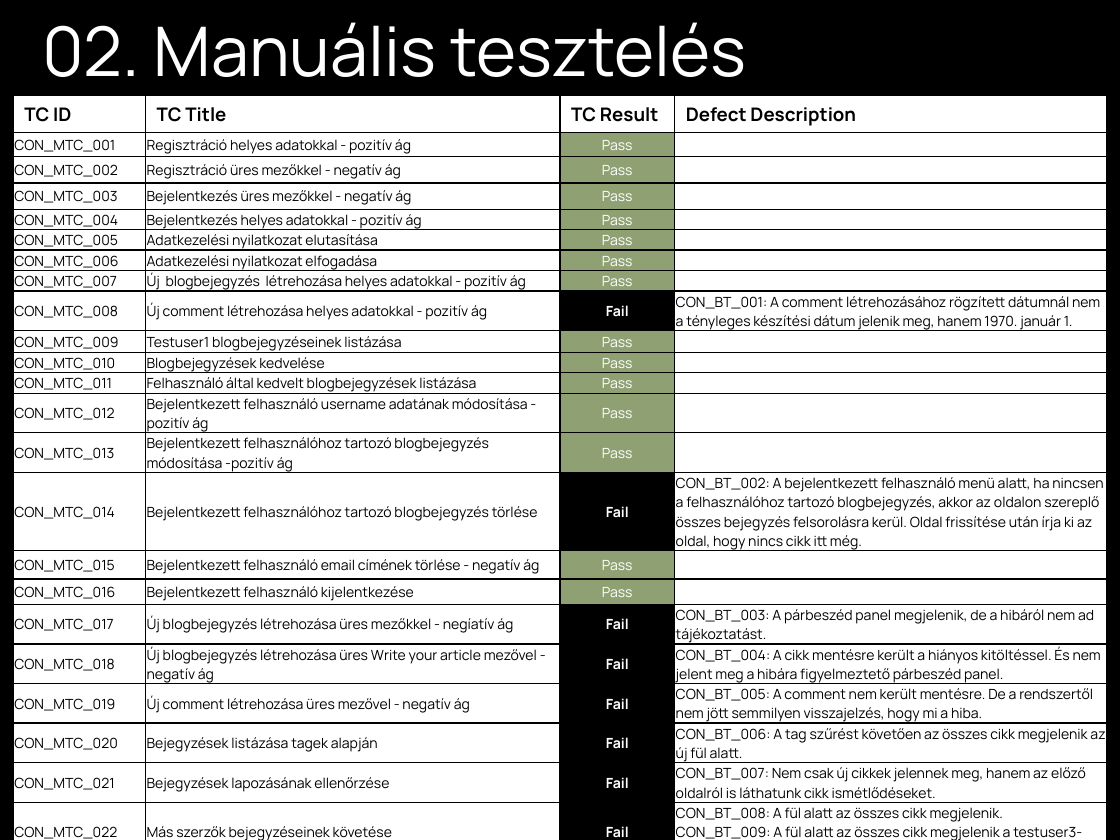
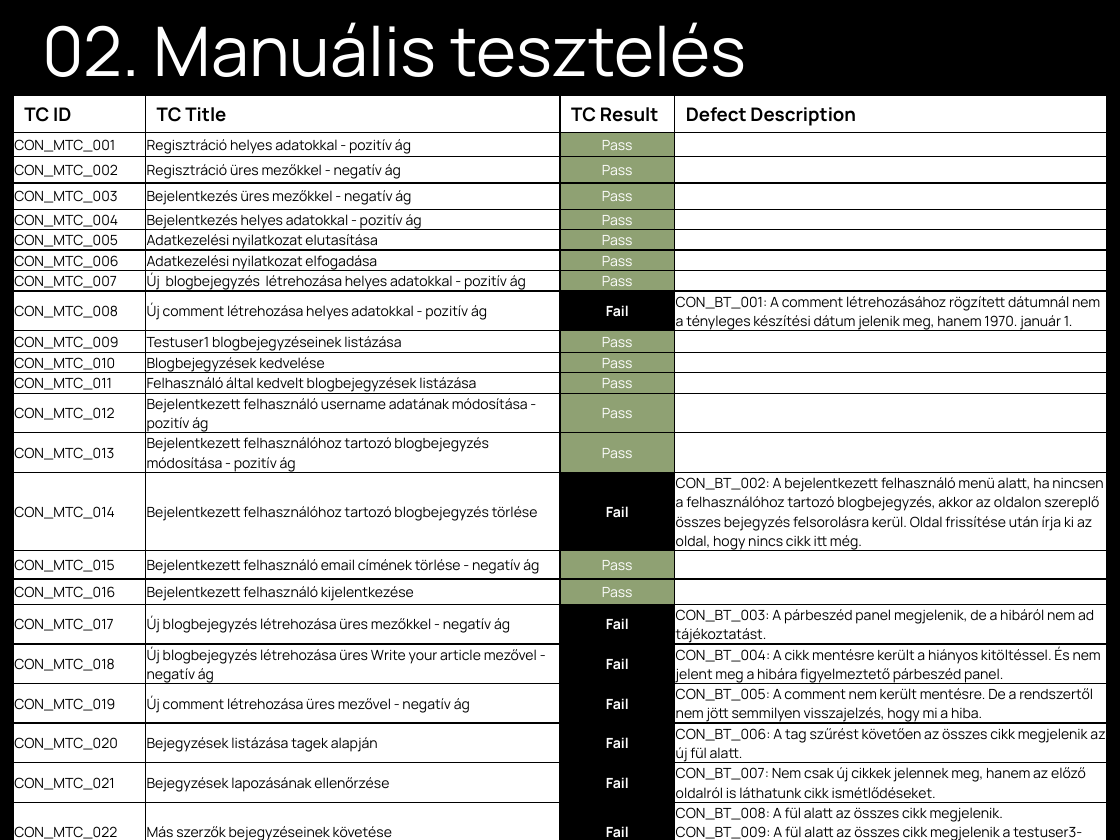
Before and after one commit to evaszijarto/conduit, a slide deck: slide 4 of vizsgaremek/vizsgaremek_vedes_sze.pptx. Drawn at 1120x840 pixels with LibreOffice and Linux fonts; fonts in the diff are those of the drawing. Boxes give left, top, right and bottom in pixels: in the first picture for what was removed or moved away, otherwise in the second. Text is boxed around its words. In the diff, an @@ line names an element or a change of style, - is before the commit and + after.

```diff
--- a/vizsgaremek/vizsgaremek_vedes_sze.pptx
+++ b/vizsgaremek/vizsgaremek_vedes_sze.pptx
@@ table at (x1=13, y1=95, x2=1107, y2=840) @@
-row 14, column 2: Bejelentkezett felhasználóhoz tartozó blogbejegyzés módosítása -pozitív ág
+row 14, column 2: Bejelentkezett felhasználóhoz tartozó blogbejegyzés módosítása - pozitív ág
-row 18, column 2: Új blogbejegyzés létrehozása üres mezőkkel - negíatív ág
+row 18, column 2: Új blogbejegyzés létrehozása üres mezőkkel - negatív ág
```
Also in this commit, not shown: 4 other slides changed, 1 other file.
